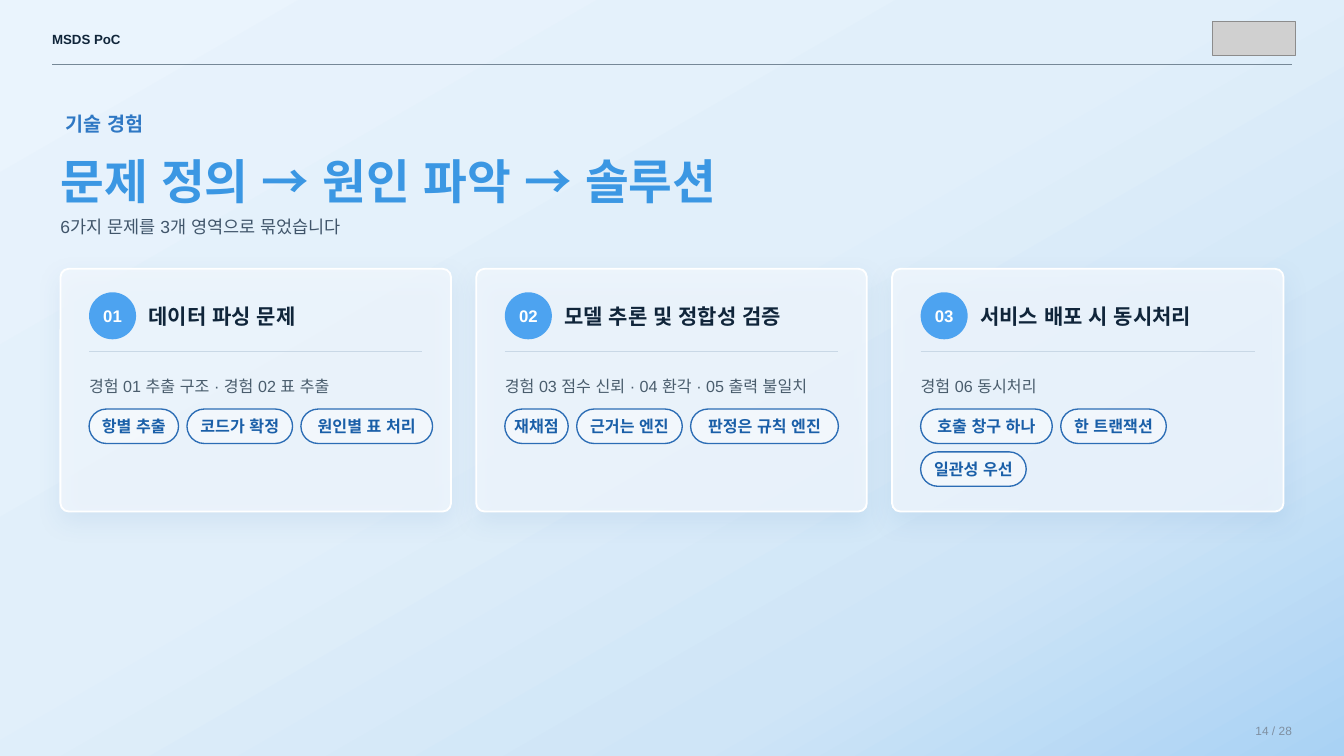
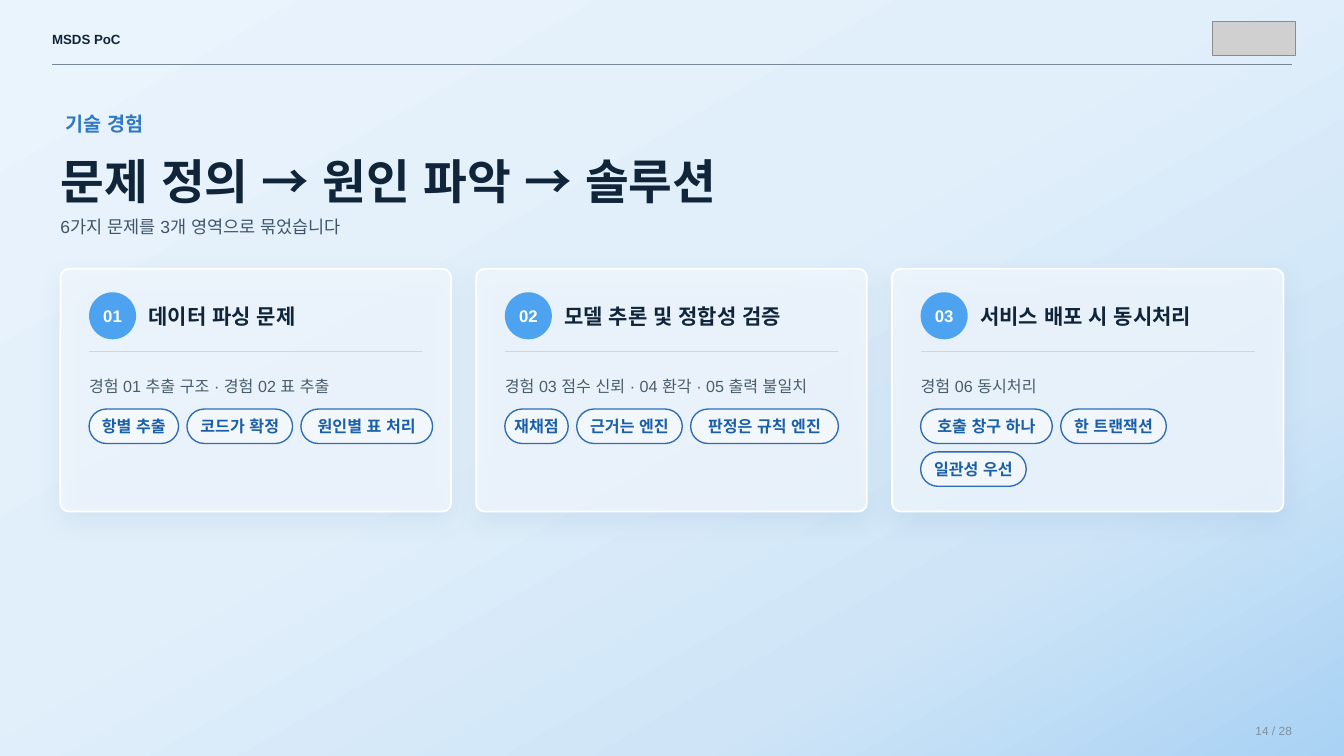
Before and after one commit to sunub/for-digital-divide, a slide deck: slide 14 of MSDS_PoC_flat.pptx. Drawn at 1344x756 pixels with LibreOffice and Linux fonts; fonts in the diff are those of the drawing; grey boxes stand for pictures. Boxes give left, top, right and bottom in pixels: in the first picture for what was removed or moved away, otherwise in the second. Text is boxed around its words. In the diff, an @@ line names an element or a change of style, - is before the commit and + after.

```diff
--- a/MSDS_PoC_flat.pptx
+++ b/MSDS_PoC_flat.pptx
@@ text "문제 정의 → 원인 파악 ..." at [60,159,716,204]: text colour #3B97E3 to #10253A @@
```
Also in this commit, not shown: 24 other slides changed.
